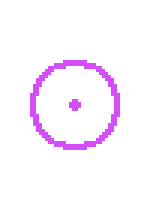
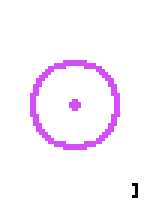
Comparing the layer stacks of the two 150px x 210px images. Changes:
painted on "Layer 6" over 132, 183, 138, 198
